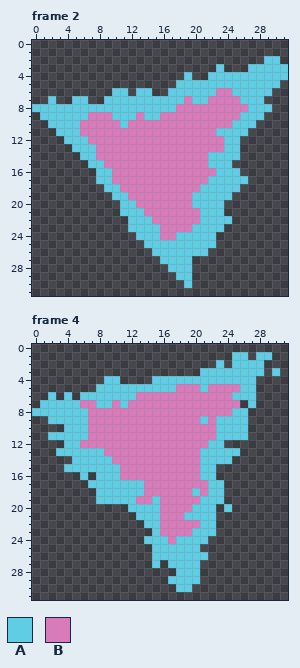
Pixel-art file -- assets/sprites/characters/triangle.aseprite. Above: the version before the commit.
32x32 pixels, 4 frames. Shown: frame 2, frame 4. The commit also changed other frames, which this record leaves out.
Palette (. is transparent): A #5fcde4  B #d77bba
Pixels before, frame 2, first column x 0:
 2 .............................AA.
 3 .......................A...AAAAA
 4 ...................A..AAAAAAAAAA
 5 ..................AAAAAAAAAAAAA.
 6 ..........AA.AA..AAAAAABBAAAAA..
 7 ..A..AA..AAAAAAAAAABAABBBBAAA...
 8 AAAAAAAAAAAAAAAAAABBBBBBBBBAAA..
 9 .AAAAAABBBAAABAABBBBBBBBBBAAA...
10 ..AAAABBBBBABBBBBBBBBBBBBAAA....
11 ...AAABBBBBBBBBBBBBBBBBAAAA.....
12 ....AAABBBBBBBBBBBBBBBBBAA......
13 .....AAABBBBBBBBBBBBBBBBAA......
14 ......AABBBBBBBBBBBBBBAAAA......
15 .......AABBBBBBBBBBBBBAAA.......
16 ........AABBBBBBBBBBBBBAAA......
17 ........AABBBBBBBBBBBBAAAAA.....
18 .........AABBBBBBBBBBAAAAA......
19 ..........AABBBBBBBBAAAAA.......
20 ...........AABBBBBBBAAAA........
21 ...........AAABBBBBBBAAA........
22 ............AAABBBBBBAAAA.......
23 ............AAAABBBBAAAA........
24 .............AAABBAAAAA.........
25 ..............AAAAAAAAA.........
26 ...............AAAAAAA..........
27 ................AAAA............
28 .................AAA............
29 ..................AA............
30 ...................A............
Pixels before, frame 4, first column x 0:
 1 .........................AA.AA.
 2 .......................A.AAAA..
 3 .....................AAAAAAAA.A
 4 .........AA....AAAAAAAAAAAAA...
 5 ........AAAAAAAAAABBBABBBBAA...
 6 ..A.A.AAAAAAABBBBBBBBBBBBAAA...
 7 .AAAAABBAABABBBBBBBBBBBBBB.A...
 8 AAAAAAABBBBBBBBBBBBBBBBBBAA....
 9 ..AAAAABBBBBBBBBBBBBBABAAAA....
10 ....AAABBBBBBBBBBBBBBBBAAAA....
11 ..AAAAABBBBBBBBBBBBBBBBAAAA....
12 ....AABBBBBBBBBBBBBBBBAA.......
13 ...AAAAAABBBBBBBBBBBBAAAAA.....
14 .....AAAAABBBBBBBBBBBAAAA......
15 ....AAAAAAABBBBBBBBBBAA........
16 ......A.AAABBBBBBBBBBAA........
17 .......AAAAAAABBBBBBBBAA.......
18 ........AAAAAABBBBBBABAA.......
19 ........AAAAABBABBBBBAAA.......
20 ............AAAABBBBAAA.A......
21 .............AAABBBAAAA........
22 ..............AABBBBBAA........
23 ...............ABBBBAAA........
24 ..............AAABAAAA.........
25 ...............AAAAAA..........
26 ...............AAAAAAA.........
27 ...............A.AAAA..........
28 ..................AAA..........
29 .................AAAA..........
30 ..................AA...........
After:
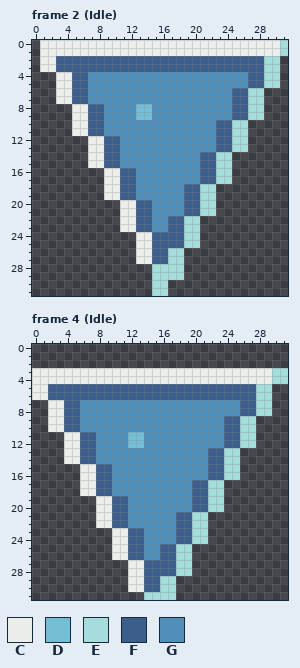
Colours new in this view: C #ebede9  D #73bed3  E #a4dddb  F #3c5e8b  G #4f8fba
What changed:
Changed rows in their new state; - is an unchanged pixel.
Frame 2 (Idle):
first column x 0:
 0 -CCCCCCCCCCCCCCCCCCCCCCCCCCCCCCE
 1 -CCCCCCCCCCCCCCCCCCCCCCCCCCCCCCE
 2 -CCFFFFFFFFFFFFFFFFFFFFFFFFFFEE-
 3 -CCFFFFFFFFFFFFFFFFFFFFFFFFFFEE.
 4 ---CCFFGGGGGGGGGGGGGGGGGGGGFFEE.
 5 ---CCFFGGGGGGGGGGGGGGGGGGGGFFEE-
 6 ---CCFFGGGGGGGGGGGGGGGGGGFFEE.--
 7 --.CCFFGGGGGGGGGGGGGGGGGGFFEE---
 8 .....CCFFGGGGDDGGGGGGGGGGFFEE.--
 9 -....CCFFGGGGDDGGGGGGGGGGFFEE---
10 --...CCFFGGGGGGGGGGGGGGFFEE.----
11 ---..CCFFGGGGGGGGGGGGGGFFEE-----
12 ----...CCFFGGGGGGGGGGGGFFEE-----
13 -----..CCFFGGGGGGGGGGGGFFEE-----
14 ------.CCFFGGGGGGGGGGFFEE.------
15 -------CCFFGGGGGGGGGGFFEE-------
16 --------.CCFFGGGGGGGGFFEE.------
17 --------.CCFFGGGGGGGGFFEE..-----
18 ---------CCFFGGGGGGFFEE...------
19 ---------CCFFGGGGGGFFEE..-------
20 -----------CCFFGGGGFFEE.--------
21 -----------CCFFGGGGFFEE.--------
22 -----------CCFFGGFFEE....-------
23 -----------CCFFGGFFEE...--------
24 -------------CCFFFFEE..---------
25 -------------CCFFFFEE..---------
26 -------------CCFFEE...----------
27 -------------CCFFEE.------------
28 ---------------EEEE.------------
29 ---------------EEEE.------------
30 ---------------EE--.------------
31 ---------------EE---------------
Frame 4 (Idle):
first column x 0:
 1 -------------------------..-..--
 2 -----------------------.-....---
 3 CCCCCCCCCCCCCCCCCCCCCCCCCCCCCCEE
 4 CCCCCCCCCCCCCCCCCCCCCCCCCCCCCCEE
 5 CCFFFFFFFFFFFFFFFFFFFFFFFFFFEE--
 6 CCFFFFFFFFFFFFFFFFFFFFFFFFFFEE--
 7 -.CCFFGGGGGGGGGGGGGGGGGGGGFFEE--
 8 ..CCFFGGGGGGGGGGGGGGGGGGGGFFEE--
 9 --CCFFGGGGGGGGGGGGGGGGGGFFEE----
10 --CCFFGGGGGGGGGGGGGGGGGGFFEE----
11 --..CCFFGGGGDDGGGGGGGGGGFFEE----
12 ----CCFFGGGGDDGGGGGGGGGGFFEE----
13 ---.CCFFGGGGGGGGGGGGGGFFEE------
14 ----CCFFGGGGGGGGGGGGGGFFEE------
15 ----..CCFFGGGGGGGGGGGGFFEE------
16 ------CCFFGGGGGGGGGGGGFFEE------
17 ------CCFFGGGGGGGGGGFFEE--------
18 ------CCFFGGGGGGGGGGFFEE--------
19 --------CCFFGGGGGGGGFFEE--------
20 --------CCFFGGGGGGGGFFEE.-------
21 --------CCFFGGGGGGFFEE.---------
22 --------CCFFGGGGGGFFEE.---------
23 ----------CCFFGGGGFFEE.---------
24 ----------CCFFGGGGFFEE----------
25 ----------CCFFGGFFEE.-----------
26 ----------CCFFGGFFEE..----------
27 ------------CCFFFFEE.-----------
28 ------------CCFFFFEE.-----------
29 ------------CCFFEE...-----------
30 ------------CCFFEE..------------
31 --------------EEEE--------------
Where, in picture pixels (left, top, right, bottom), the same in both pictures:
changed: (32, 40, 288, 296)
changed: (32, 352, 288, 600)
